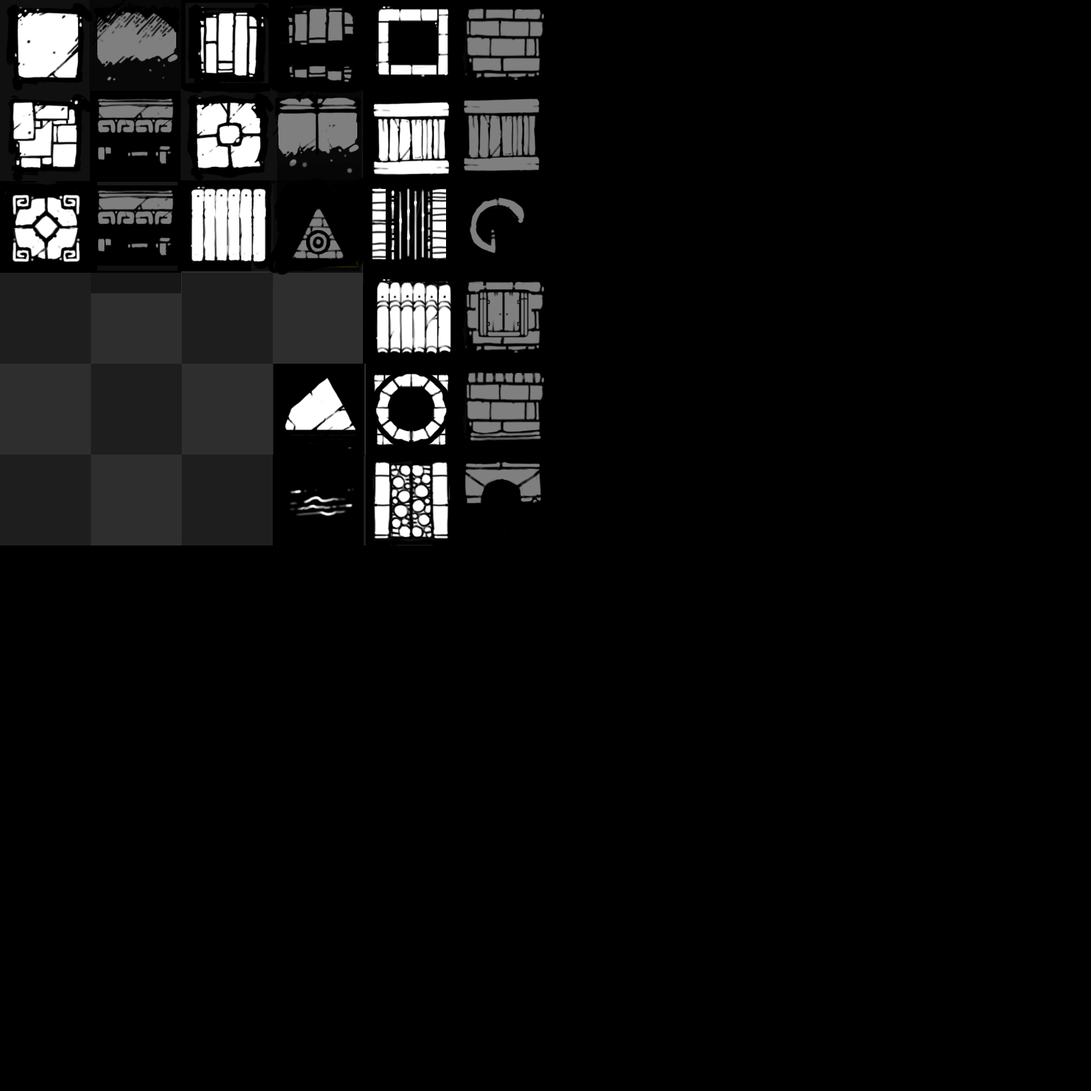
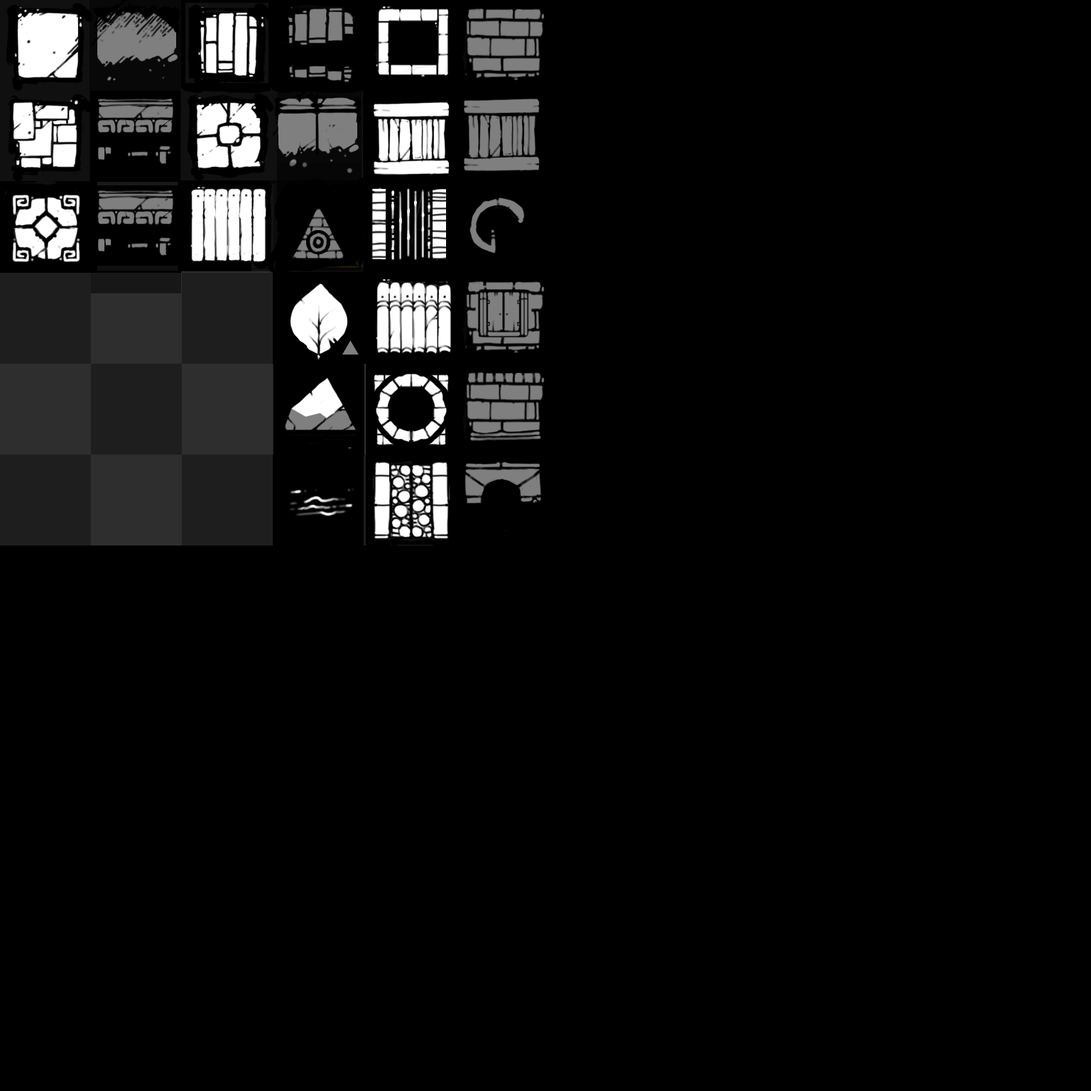
Comparing the layer stacks of the two w=1091, h=1091 images. Changes:
painted on "Shadow" over (277, 270, 363, 436)
painted on "Layer 44" over (272, 272, 364, 285)
added group "Flat2" with 5 layers above "Flat1" over (272, 267, 364, 364)
added layer "Layer 53" in group "Flat2" over (341, 340, 359, 356)
added layer "Layer 52" in group "Flat2" over (282, 279, 352, 361)
added layer "Layer 51" in group "Flat2" over (292, 289, 340, 356)
added layer "Layer 50" in group "Flat2" over (290, 283, 348, 354)
added layer "Layer 23" (1st of 6, in "Flat2") in group "Flat2" over (272, 267, 364, 364)
